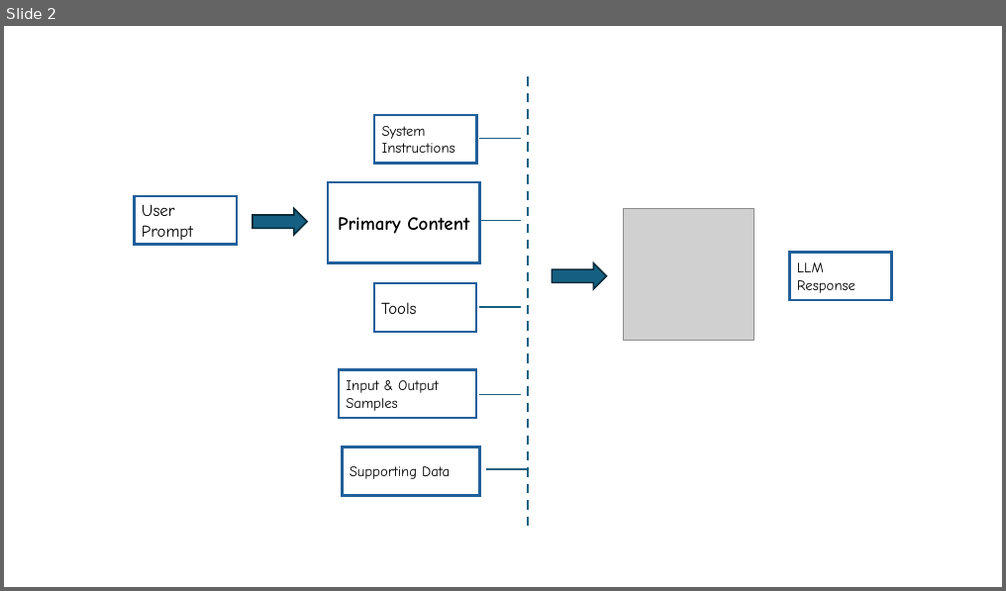
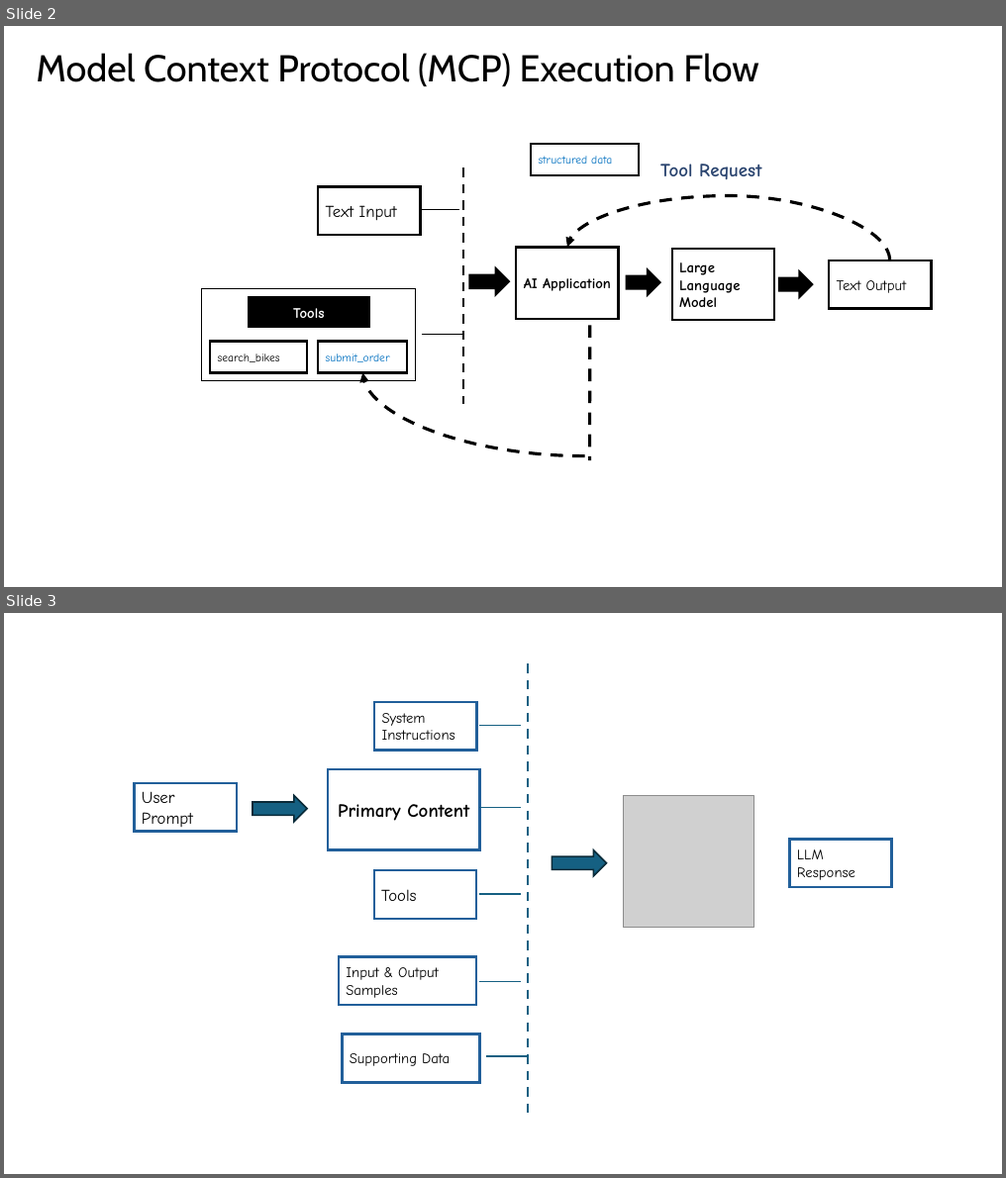
Before and after one commit to rakeshl4/rakeshl4.github.io, a slide deck: docs/slides.pptx. Shown one above the other, each under a label of ours: slide 2 before the commit, slides 2 and 3 after it. The pictures are 1006x591 and 1006x1178 pixels, drawn with LibreOffice and Linux fonts; fonts in the diff are those of the drawing; grey boxes stand for pictures. Boxes give left, top, right and bottom in pixels: in the first picture for what was removed or moved away, otherwise in the second. Text is boxed around its words. In the diff, an @@ line names an element or a change of style, - is before the commit and + after.

```diff
--- a/docs/slides.pptx
+++ b/docs/slides.pptx
@@ slide 2 added at box(4, 26, 1002, 587), background #FFFFFF @@
@@ text added at box(36, 53, 759, 86), 36 pt, text #000000 @@
+Model Context Protocol (MCP) Execution Flow
@@ rectangle added at box(531, 144, 639, 175), fill #FFFFFF, outline #000000 2.25 pt, 11 pt, text #0070C0 @@
+structured data
@@ line added from (463, 169) to (463, 404), #000000 2.25 pt dashed @@
@@ text added at box(660, 164, 761, 179), 18 pt, text #2A446F, bold @@
+Tool Request
@@ rectangle added at box(319, 187, 421, 236), fill #FFFFFF, outline #000000 2.25 pt, 16 pt, text #000000 @@
+Text Input
@@ curved arrow added from (890, 261) to (567, 247), #000000 3 pt dashed @@
@@ line added from (419, 209) to (460, 209), #000000 1.5 pt @@
@@ rectangle added at box(516, 247, 619, 319), fill #FFFFFF, outline #000000 2.25 pt, 14 pt, text #000000, bold @@
+AI Application
@@ rectangle added at box(672, 249, 775, 321), fill #FFFFFF, outline #000000 2.25 pt, 14 pt, text #000000, bold @@
+Large Language Model
@@ rectangle added at box(829, 261, 932, 309), fill #FFFFFF, outline #000000 2.25 pt, 14 pt, text #000000 @@
+Text Output
@@ rectangle added at box(202, 289, 415, 381), fill #FFFFFF, outline #000000 0.75 pt @@
@@ right arrow added at box(469, 268, 509, 295), fill #000000, outline #000000 1.5 pt @@
@@ right arrow added at box(626, 270, 660, 295), fill #000000, outline #000000 1.5 pt @@
@@ right arrow added at box(779, 272, 813, 297), fill #000000, outline #000000 1.5 pt @@
@@ rectangle added at box(249, 297, 369, 328), fill #000000, outline #000000 2.25 pt, 14 pt, text #FFFFFF, bold @@
+Tools
@@ rectangle added at box(210, 341, 307, 372), fill #FFFFFF, outline #000000 2.25 pt, 11 pt, text #000000 @@
+search_bikes
@@ rectangle added at box(319, 341, 408, 372), fill #FFFFFF, outline #000000 2.25 pt, 11 pt, text #0070C0 @@
+submit_order
@@ line added from (422, 335) to (463, 335), #000000 1.5 pt @@
@@ curved line added from (590, 325) to (590, 461), #000000 3 pt dashed @@
@@ curved arrow added from (585, 457) to (362, 373), #000000 3 pt dashed @@
@@ what was slide 2 is now slide 3 @@
```
Also in this commit, not shown: 2 other slides added, 7 other files.
